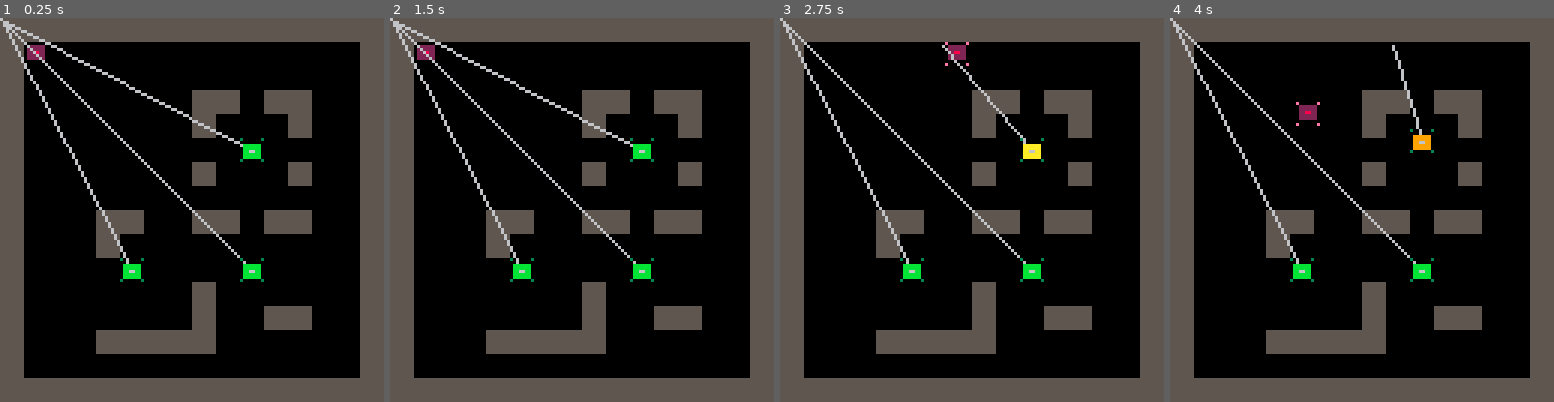
Above: before the commit, frames 1-4 (left to right).
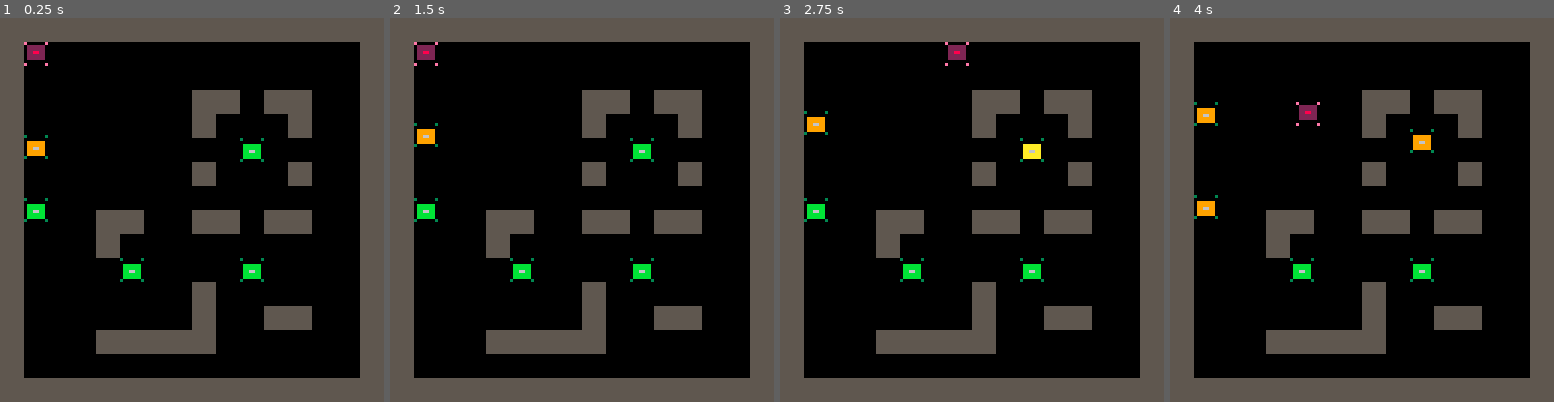
Above: after the commit, the same moments.

Repository: RobertoFreireFerrazPassos/pico8
Game: PICO-8 cartridge pico8topdowntutorial.p8
Two runs of this game, one before a commit and one after it. Both use one fixed random seed, a clock stepped at 60 frames per second and the inputs below.
Inputs:
- Up to frame 1 (0.25 s): no input
- Up to frame 2 (1.5 s): tap X (X key) at 0.33, 1.07 s; tap O (Z key) at 0.7 s
- Up to frame 3 (2.75 s): hold Right 1.6-2.1 s; tap O (Z key) at 1.7, 2.1, 2.5 s; tap X (X key) at 1.85 s; hold Up 2.15-2.42 s; hold Right from 2.47 s (still down)
- Up to frame 4 (4 s): tap O (Z key) at 2.9, 3.3, 3.7 s; tap X (X key) at 2.97 s; release Right at 3.03 s; hold Left 3.08-3.58 s; hold Down 3.63-3.97 s

The runs differ from the first frame. In frame 1, 1.9% of the frame differs, in the area x 0-65%, y 0-65%; in frame 2, 1.9%; in frame 3, 1.6%; in frame 4, 1.6%.

Commit message:
fix getsgn

Diff:
--- a/pico8topdowntutorial.p8
+++ b/pico8topdowntutorial.p8
@@ -22,7 +22,7 @@
 -->8
 -- utils --
 getsgn = function(v)
-	return sgn(v)==0 and 0 or sgn(v)
+	return v==0 and 0 or sgn(v)
 end
 
 pointcollideflag=function(x,y,flag)
@@ -193,7 +193,7 @@
 			end
 		end,
 		draw = function(_ENV)
-		 line(x+4, y+4, mx, my)
+		 --line(x+4, y+4, mx, my)
 			pal(11,11-st)
 			spr(sprt,x,y)
 		end
@@ -202,7 +202,9 @@
 enemies={
 	enemy:new({x=80,y=80}),
 	enemy:new({x=40,y=80}),
-	enemy:new({x=80,y=40})
+	enemy:new({x=80,y=40}),
+	enemy:new({x=8,y=40}),
+	enemy:new({x=8,y=60})
 }
 __gfx__
 00000000e000000e3000000300000000000000000000000000000000000000000000000000000000000000000000000000000000000000000000000000000000
